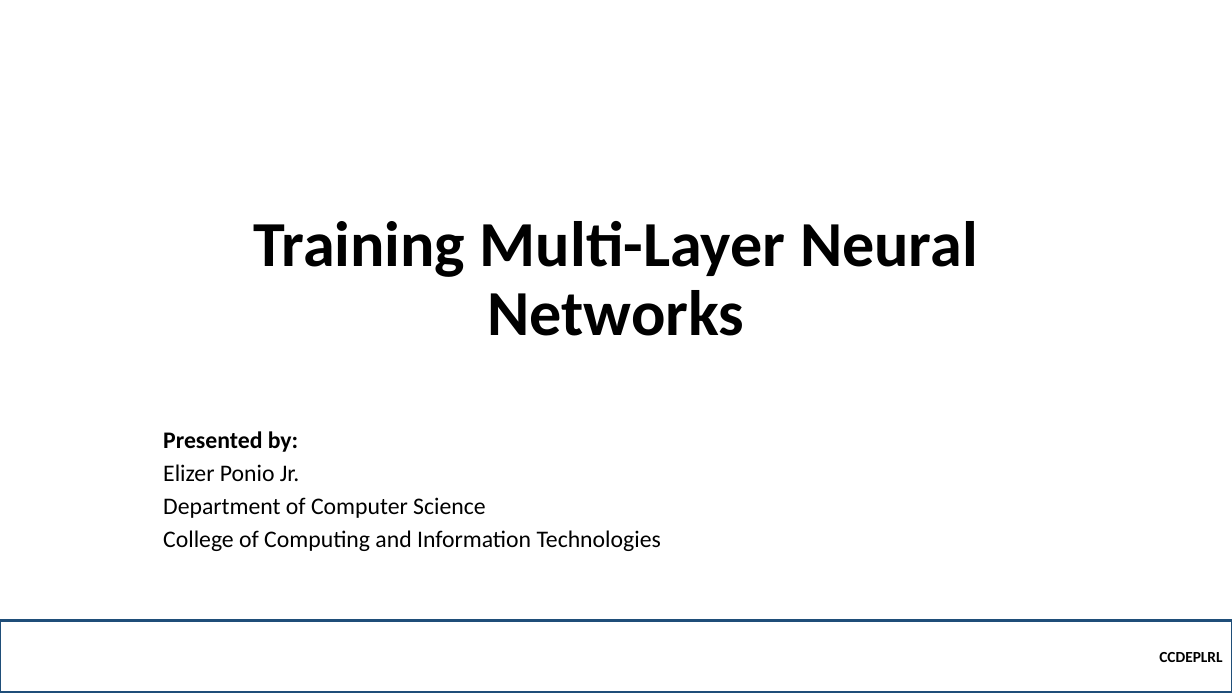
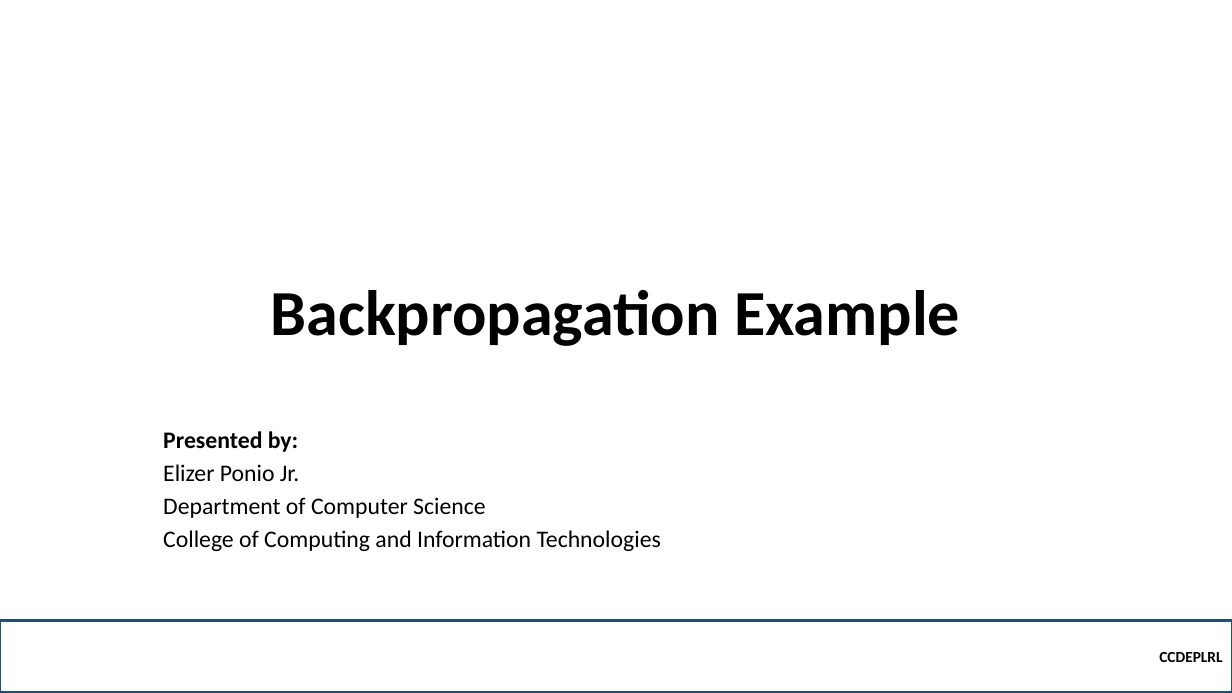
Before and after one commit to robitussin/CCDEPLRL, a slide deck: slide 1 of 2 - Training Neural Networks/Backpropagation/Backpropagation Example.pptx. Drawn at 1232x693 pixels with LibreOffice and Linux fonts; fonts in the diff are those of the drawing. Boxes give left, top, right and bottom in pixels: in the first picture for what was removed or moved away, otherwise in the second. Text is boxed around its words. In the diff, an @@ line names an element or a change of style, - is before the commit and + after.

Commit message:
Updated slide for backpropagation

```diff
--- a/2 - Training Neural Networks/Backpropagation/Backpropagation Example.pptx
+++ b/2 - Training Neural Networks/Backpropagation/Backpropagation Example.pptx
@@ title at [271,290,960,346]: text changed @@
-Training Multi-Layer Neural Networks
+Backpropagation Example
```
Also in this commit, not shown: 3 other files.
